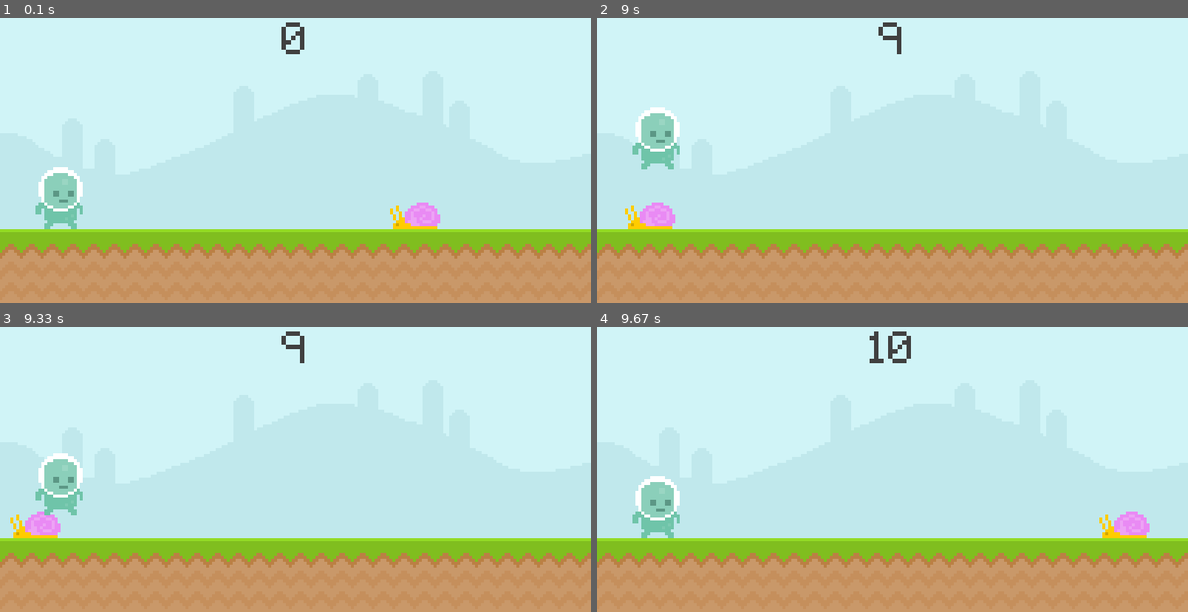
Above: before the commit, frames 1-4 (two rows, left to right).
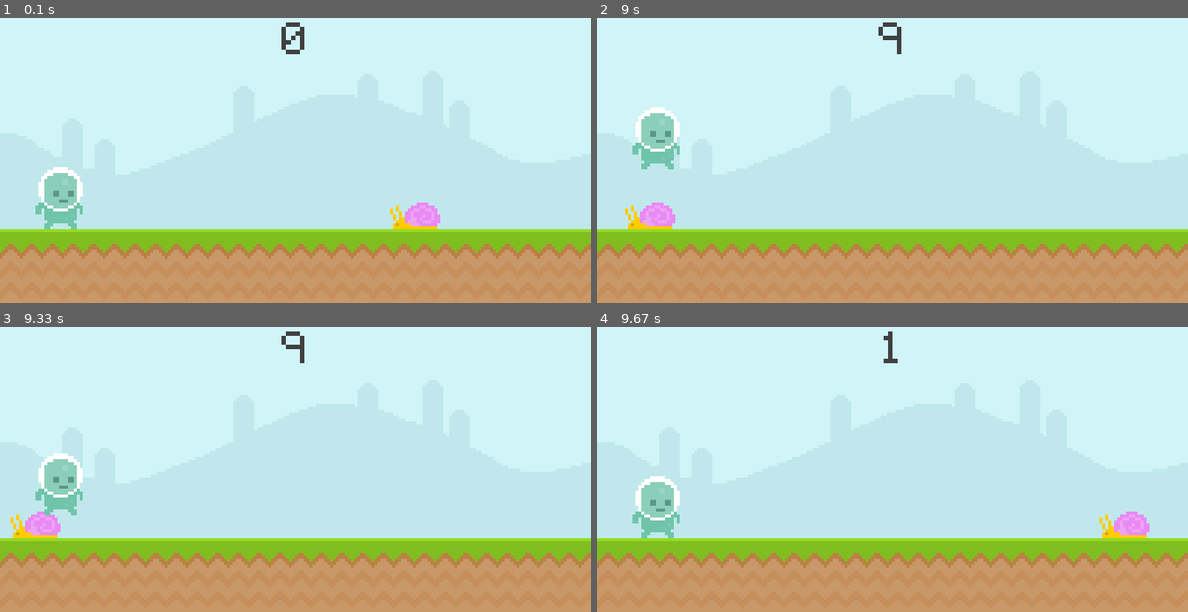
Above: after the commit, the same moments.

Repository: progchris00/Python-Projects
Game: pygame game, started from Pygames/Runner/main.py
Two runs of this game, one before a commit and one after it. Both use one fixed random seed, a clock stepped at 60 frames per second and the inputs below.
Inputs (mouse positions are in pixels of both pictures, inside the frame that each line leads up to):
- Up to frame 1 (0.1 s): no input
- Up to frame 2 (9 s): click (892, 154) at 0.38 s; click (709, 112) at 1.22 s; click (904, 55) at 2.05 s; click (874, 106) at 2.88 s; click (1046, 129) at 3.72 s; click (1016, 103) at 4.55 s; click (916, 143) at 5.38 s; click (803, 240) at 6.22 s; click (797, 60) at 7.05 s; click (750, 77) at 7.88 s; click (756, 254) at 8.22 s; click (857, 66) at 8.55 s
- Up to frame 3 (9.33 s): no input
- Up to frame 4 (9.67 s): hold Space from 9.33 s (still down)

Frames 1-3 are identical in both runs. In frame 4, 0.3% of the frame differs, in the area x 46-54%, y 1-13%.

Commit message:
Enabled score restarting

Diff:
--- a/Pygames/Runner/main.py
+++ b/Pygames/Runner/main.py
@@ -2,32 +2,33 @@
 from sys import exit
 
 def display_score():
-    current_time = round(pygame.time.get_ticks() / 1000)
+    current_time = round(pygame.time.get_ticks() / 1000) - start_time
     score_surf = test_font.render(f'{current_time}', False, (64, 64, 64))
     score_rect = score_surf.get_rect(center = (400, 50))
     screen.blit(score_surf, score_rect)
 
+
 pygame.init()
-
 screen = pygame.display.set_mode((800, 400), pygame.RESIZABLE)
 pygame.display.set_caption('Runner')
 clock = pygame.time.Clock()
 test_font = pygame.font.Font("font/Pixeltype.ttf", 100)
 end_font = pygame.font.Font("font/Pixeltype.ttf", 20)
 game_active = True
+start_time = 0
+
 
 sky_surface = pygame.image.load('graphics/Sky.png').convert()
 ground_surface = pygame.image.load('graphics/ground.png').convert()
 
+
 snail_surf = pygame.image.load('graphics/snail/snail1.png').convert_alpha()
 snail_rect = snail_surf.get_rect(midbottom = (600, 300))
+
 
 player_surf = pygame.image.load('graphics/Player/player_walk_1.png').convert_alpha()
 player_rect = player_surf.get_rect(midbottom = (80, 300))
 player_gravity = 0
-
-# score_surf = test_font.render('Ang Pogi ko', False, (64, 64, 64))
-# score_rect = score_surf.get_rect(center = (400, 90))
 
 while True:
     for event in pygame.event.get():
@@ -43,11 +44,10 @@
             if event.type == pygame.KEYDOWN and event.key == pygame.K_SPACE:
                 game_active = True
                 snail_rect.left = 800
+                start_time = round(pygame.time.get_ticks() / 1000)
 
     if game_active:
         screen.blits([(sky_surface, (0, 0)), (ground_surface, (0, 300))])
-        # pygame.draw.rect(screen, '#c0e8ec', score_rect)
-        # screen.blit(score_surf, score_rect)
         display_score()
 
         snail_rect.left -= 6
@@ -63,8 +63,6 @@
         # Collision
         if snail_rect.colliderect(player_rect):
             game_active = False
-    # else:
-    #     screen.fill("Yellow")
 
     pygame.display.update()
     clock.tick(60)
